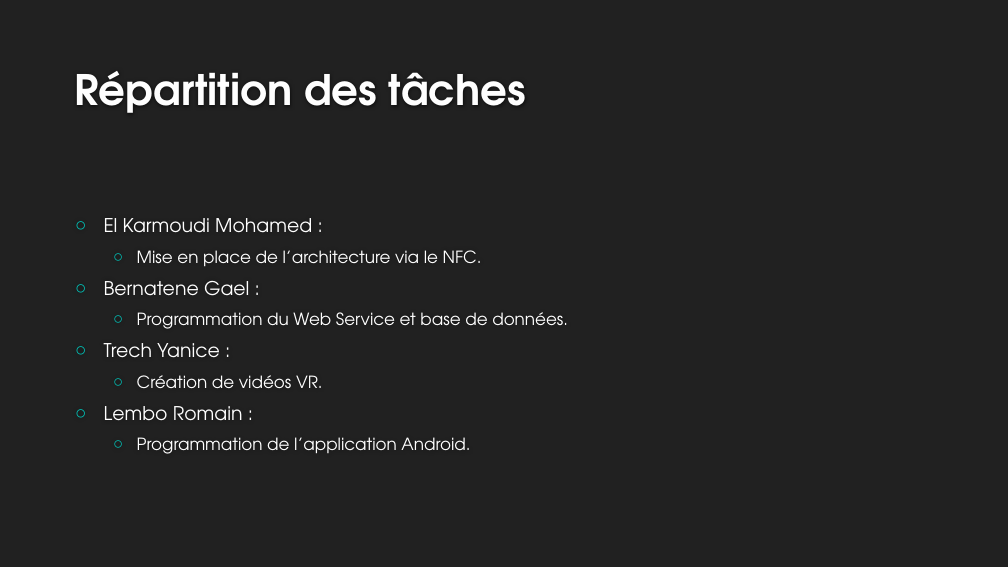
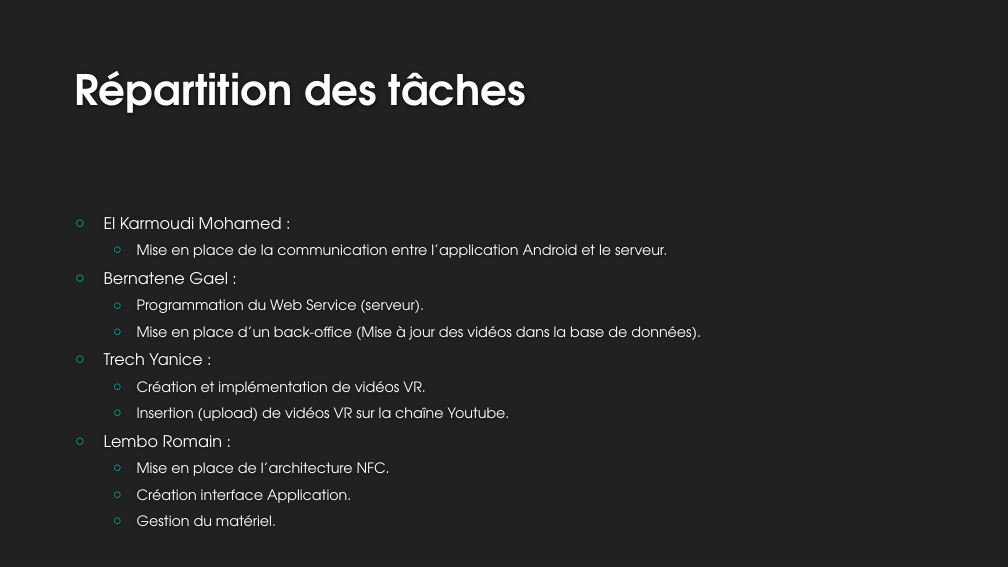
Before and after one commit to rlembo06/VR_tourism, a slide deck: slide 5 of annexes/slides-VR_Tourism.pptx. Drawn at 1008x567 pixels with LibreOffice and Linux fonts; fonts in the diff are those of the drawing; background and template pictures are left out. Boxes give left, top, right and bottom in pixels: in the first picture for what was removed or moved away, otherwise in the second. Text is boxed around its words. In the diff, an @@ line names an element or a change of style, - is before the commit and + after.

Commit message:
Mise à jour du slider

```diff
--- a/annexes/slides-VR_Tourism.pptx
+++ b/annexes/slides-VR_Tourism.pptx
@@ text at box(104, 217, 282, 447): size 18 to 15.3 pt in "El Karmoudi Mohamed :", "Bernatene Gael :", "Trech Yanice :", "Lembo Romain :" @@
@@ text at box(137, 244, 667, 258): text changed; size 16 to 13.6 pt @@
-  ○ Mise en place de l’architecture via le NFC.
+  ○ Mise en place de la communication entre l’application Android et le serveur.
@@ text at box(137, 299, 701, 340): text changed; size 16 to 13.6 pt @@
-  ○ Programmation du Web Service et base de données.
+  ○ Programmation du Web Service (serveur).
+  ○ Mise en place d’un back-office (Mise à jour des vidéos dans la base de données).
@@ text at box(137, 381, 510, 421): text changed; size 16 to 13.6 pt @@
-  ○ Création de vidéos VR.
+  ○ Création et implémentation de vidéos VR.
+  ○ Insertion (upload) de vidéos VR sur la chaîne Youtube.
@@ text at box(137, 462, 390, 526): text changed; size 16 to 13.6 pt @@
-  ○ Programmation de l’application Android.
+  ○ Mise en place de l’architecture NFC.
+  ○ Création interface Application.
+  ○ Gestion du matériel.
```
Also in this commit, not shown: 2 other slides changed, 2 slides added, 1 slide removed.
